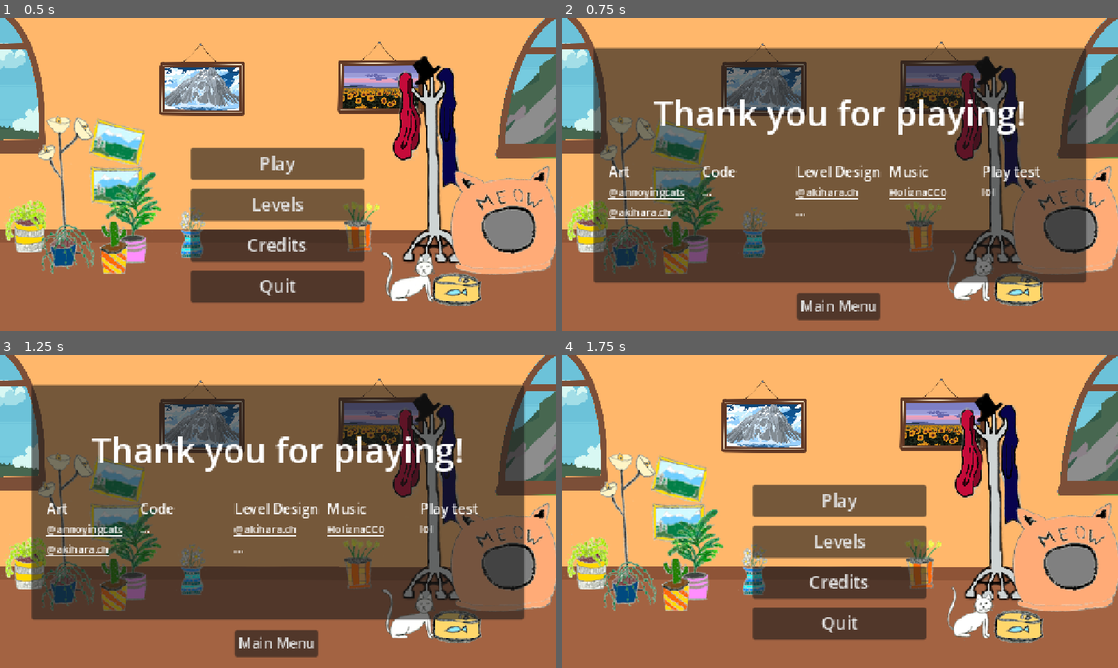
Above: before the commit, frames 1-4 (two rows, left to right).
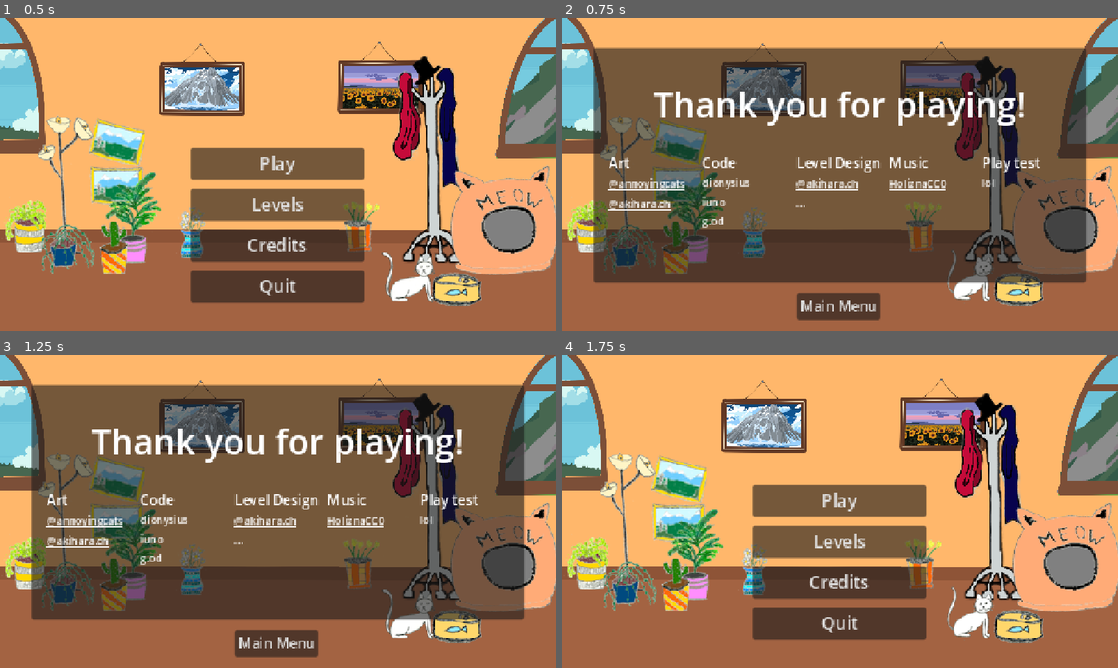
Above: after the commit, the same moments.

Repository: Fantasiel/GameJam25
Game: Godot game, scene res://scenes/menu.tscn
Two runs of this game, one before a commit and one after it. Both use one fixed random seed, a clock stepped at 60 frames per second and the inputs below.
Inputs:
- Up to frame 1 (0.5 s): no input
- Up to frame 2 (0.75 s): click "Credits" at 0.5 s
- Up to frame 3 (1.25 s): no input
- Up to frame 4 (1.75 s): click "Main Menu" at 1.25 s

Frame 1 is identical in both runs. In frame 2, 6.4% of the frame differs, in the area x 8-86%, y 23-68%; in frame 3, 6.4%; in frame 4, nothing differs.

Commit message:
remove debug replay prints

Diff:
--- a/scenes/cat/cat.gd
+++ b/scenes/cat/cat.gd
@@ -37,7 +37,6 @@
 	move_and_slide()
 
 	if Input.is_action_just_pressed("replay"):
-		print(recording_data)
 		recording_counter = 0
 		replay_pressed = {}
 		position = Vector2.ZERO
@@ -255,7 +254,6 @@
 			slappable_body.velocity += SLAPPING_FORCE * position.direction_to(slappable_body.position);
 
 func _enable_cat_or_ghost():
-	#print(do_record, recording_counter, recording_data)
 	if do_record: # actual player
 		$CollisionShape2D.disabled = false
 	elif not recording_data.is_empty(): # or the ghost got data
--- a/scenes/credits.tscn
+++ b/scenes/credits.tscn
@@ -203,7 +203,17 @@
 [node name="Label" type="Label" parent="Container/CenterContainer/GridContainer/GridContainer/GridContainer2"]
 layout_mode = 2
 theme_override_font_sizes/font_size = 12
-text = "..."
+text = "dionysius"
+
+[node name="Label2" type="Label" parent="Container/CenterContainer/GridContainer/GridContainer/GridContainer2"]
+layout_mode = 2
+theme_override_font_sizes/font_size = 12
+text = "iuno"
+
+[node name="Label3" type="Label" parent="Container/CenterContainer/GridContainer/GridContainer/GridContainer2"]
+layout_mode = 2
+theme_override_font_sizes/font_size = 12
+text = "g.od"
 
 [node name="GridContainer3" type="GridContainer" parent="Container/CenterContainer/GridContainer/GridContainer"]
 layout_mode = 2
